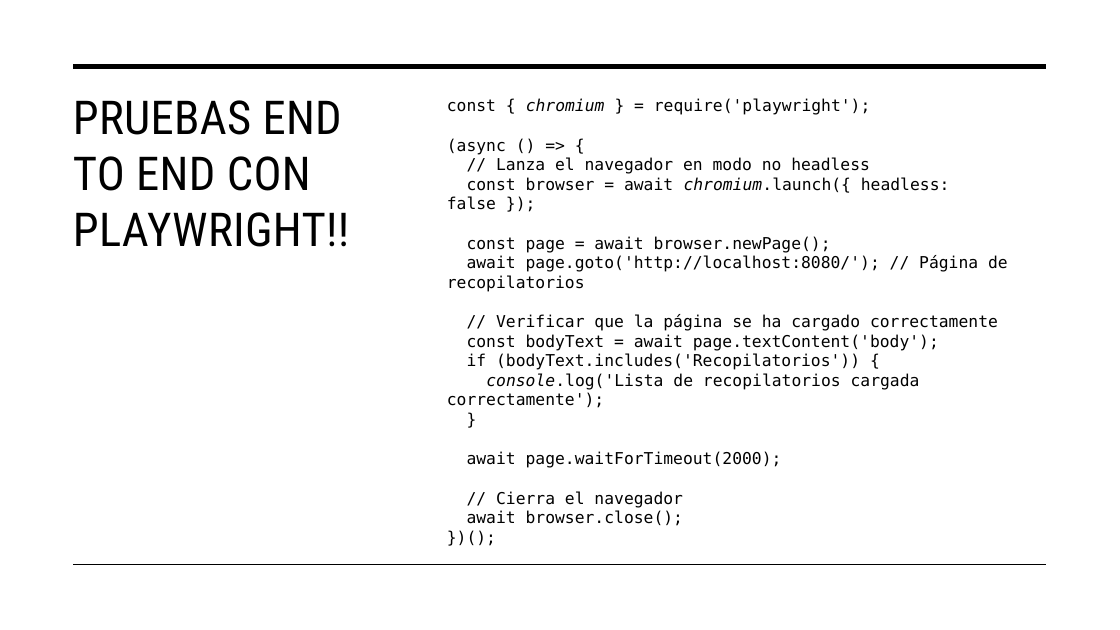
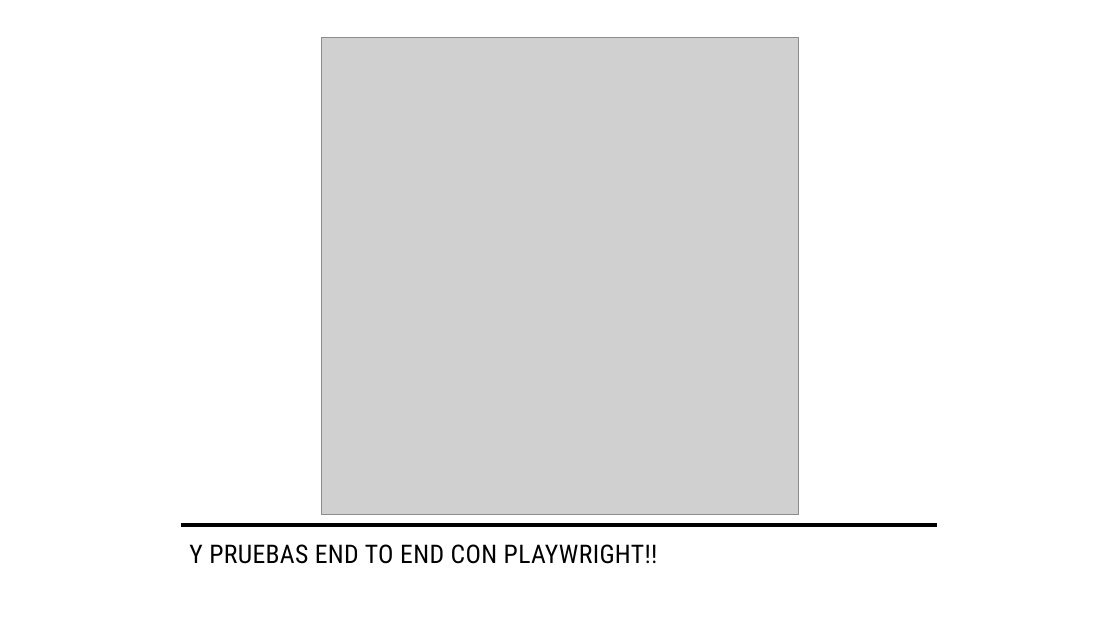
Before and after one commit to DiegoSicre/TestingUMA, a slide deck: slide 9 of ProyectoMant/Presentation.pptx (slide 5 before the commit). Drawn at 1120x630 pixels with LibreOffice and Linux fonts; fonts in the diff are those of the drawing; grey boxes stand for pictures. Boxes give left, top, right and bottom in pixels: in the first picture for what was removed or moved away, otherwise in the second. Text is boxed around its words. In the diff, an @@ line names an element or a change of style, - is before the commit and + after.

```diff
--- a/ProyectoMant/Presentation.pptx
+++ b/ProyectoMant/Presentation.pptx
@@ picture added at (322,37,799,514) @@
@@ line removed from (74, 66) to (1047, 66) @@
@@ text removed at (447,98,1008,526) @@
-const { chromium } = require('playwright');
-(async () => {
-// Lanza el navegador en modo no headless
-const browser = await chromium.launch({ headless: false });
-const page = await browser.newPage();
-await page.goto('http://localhost:8080/'); // Página de recopilatorios
-// Verificar que la página se ha cargado correctamente
-const bodyText = await page.textContent('body');
-if (bodyText.includes('Recopilatorios')) {
-console.log('Lista de recopilatorios cargada correctamente');
-}
-await page.waitForTimeout(2000);
-// Cierra el navegador
-await browser.close();
-})();
@@ line moved from (74, 565) - (1047, 565) to (181, 525) - (937, 525) @@
@@ line (181, 525) - (937, 525): stroke #000000 1 pt to #000000 3.5 pt @@
@@ title at (189,544,658,564): text changed; size 40 to 22 pt @@
-PRUEBAS END TO END CON PLAYWRIGHT!!
+Y PRUEBAS END TO END CON PLAYWRIGHT!!
```
Also in this commit, not shown: 5 slides added, 18 other files.
